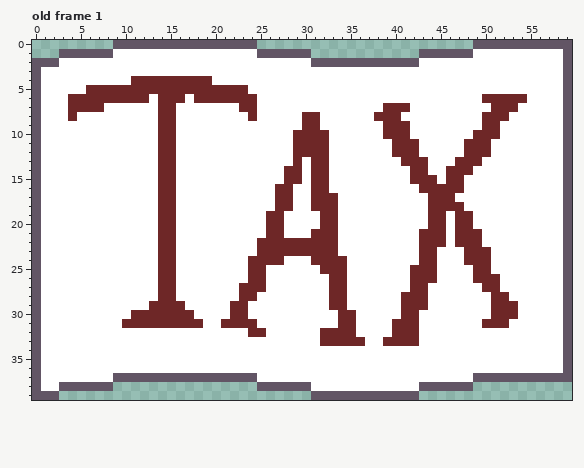
Pixel-art file -- Assets/Sprite/Ase/tax.ase. That is the earlier state.
60x40 pixels, 1 frame. Shown: old frame 1. The commit also changed other frames, which this record leaves out.
The same view after the edit:
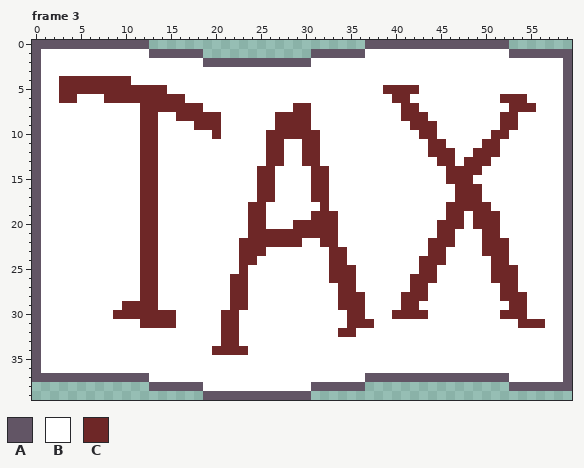
Palette (. is transparent): A #625565  B #ffffff  C #6e2727
A new or re-ordered frame is compared with the old frame closest to it.
The exact change:
frames 1 -> 6
Changed rows in their new state; - is an unchanged pixel.
Frame 3 is new; against old frame 1:
first column x 0:
 0 AAAAAAAAA----............------------AAAAAAAAAAAA----.......
 1 ABBBBBBBB----AAAAAA............AAAAAABBBBBBBBBBBB----AAAAAA-
 2 -BB----------------AAAAAAAAAAAABBBBBBBBBBBB-----------------
 4 ---CCCCCCCCBBBBBBBBB----------------------------------------
 5 ---CCC---------BBBBBBBBB---------------CCCC-----------------
 6 ---C-BBB-----C----BBBBBBB---------------CC--------BB--------
 7 ----BBBB----CC--CCC----BB----CC--------BB-C--------BB-CC----
 8 ----B-------CCBBCCCCC---B--CCC-B------BBBCCC------BB-C------
 9 ------------CCBB--CCC------CCC-B-------BBBCCC-----BBCC------
10 ------------CCBB----C-----CCC---B------BBB-CC----BB-C-------
11 ------------CCBB----------CC-B--B-------BBB-CC--BB-C--------
12 ------------CCBB----------CC-B--B-------BBB-CCC-B--C--------
13 ------------CCBB----------CC-BC-B--------BBB-CCB--C---------
14 ------------CCBB---------CC-BB------------BB-----C----------
15 ------------CCBB---------CC-BB------------BBB---C-----------
16 ------------CCBB---------CCBB--------------BBBB-CC----------
17 ------------CCBB---------CCBB----B----------BBBCCC----------
18 ------------CCBB--------CC-BB--B-B----------BB--CCC---------
19 ------------CCBB--------CCBB---C------------BBC-BCCC--------
20 ------------CCBB--------CCBB-CCC------------B-C-BCCC--------
21 ------------CCBB--------CC--CCC------------BB-CBBBCC--------
22 ------------CCBB-------CC-----BB-----------B--CBBBCCC-------
23 ------------CCBB-------CC-BBBBBBB-C--------B-C--BB-CC-------
24 ------------CCBB-------C-BBB---BB------------C--BBBCC-------
25 ------------CCBB-------CBB------B--C------B------BBCCC------
26 ------------CCBB------CCBB---------C-------------BB-CC------
27 ------------CCBB------C-BB-------B-C--------------BBCC------
28 ------------CCBB------C-B--------B-CC--------------B-CC-----
29 ----------CCC-BBB----------------B-CC------B-------BB-C-----
30 ---------CC-----BB---C-B----------B-C---C--C-------B--C-----
31 ----------BB----BBB----BB---------B-CC--BBB-------BBB-CCC---
32 ---------------------CC-BB------BB------BBB-----------------
33 ---------------------CC---------BBBBB--BBBB-----------------
34 --------------------CCCC------------------------------------
37 -AAAAAAAA----BBBBBBBBBBBB------------AAAAAAAAAAAA----BBBBBB-
38 .........----AAAAAABBBBBBBBBBBBAAAAAA............----AAAAAAA
39 ...----------------AAAAAAAAAAAA............-----------------
Boxes around the changes in both pictures, in picture pixels (x1, y1, x2, y2):
changed: (32, 40, 572, 400)
